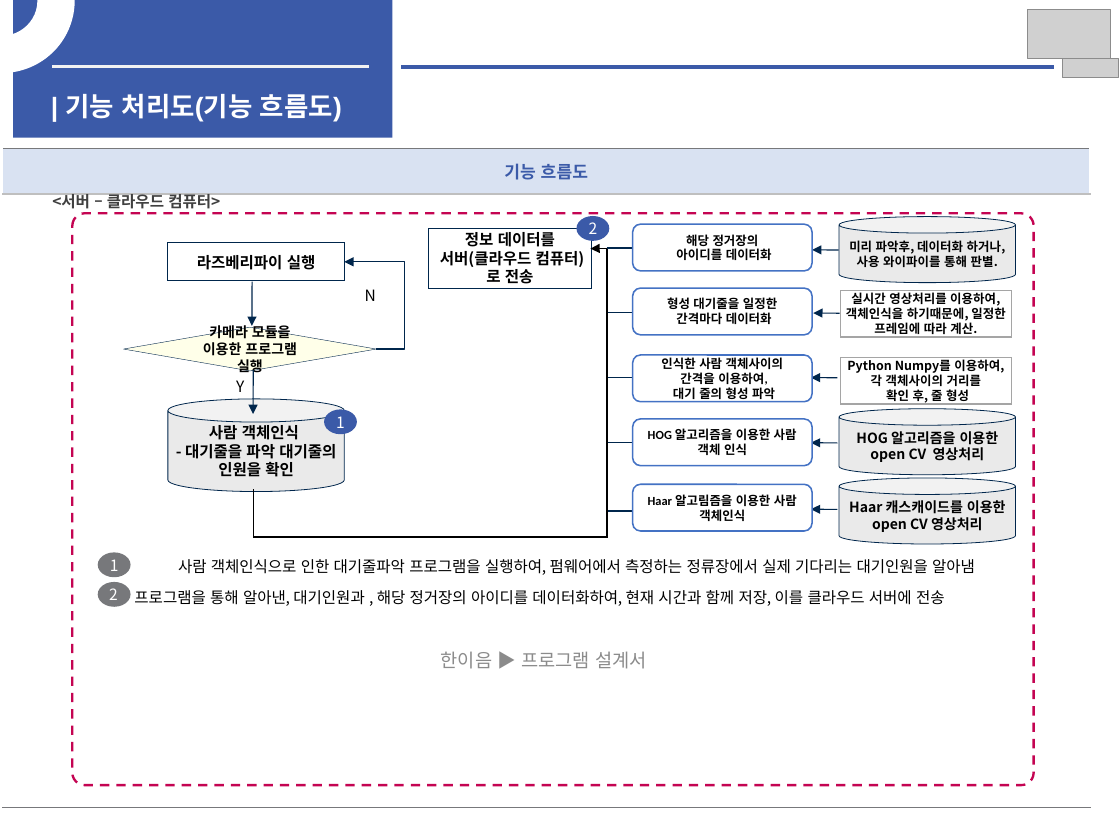
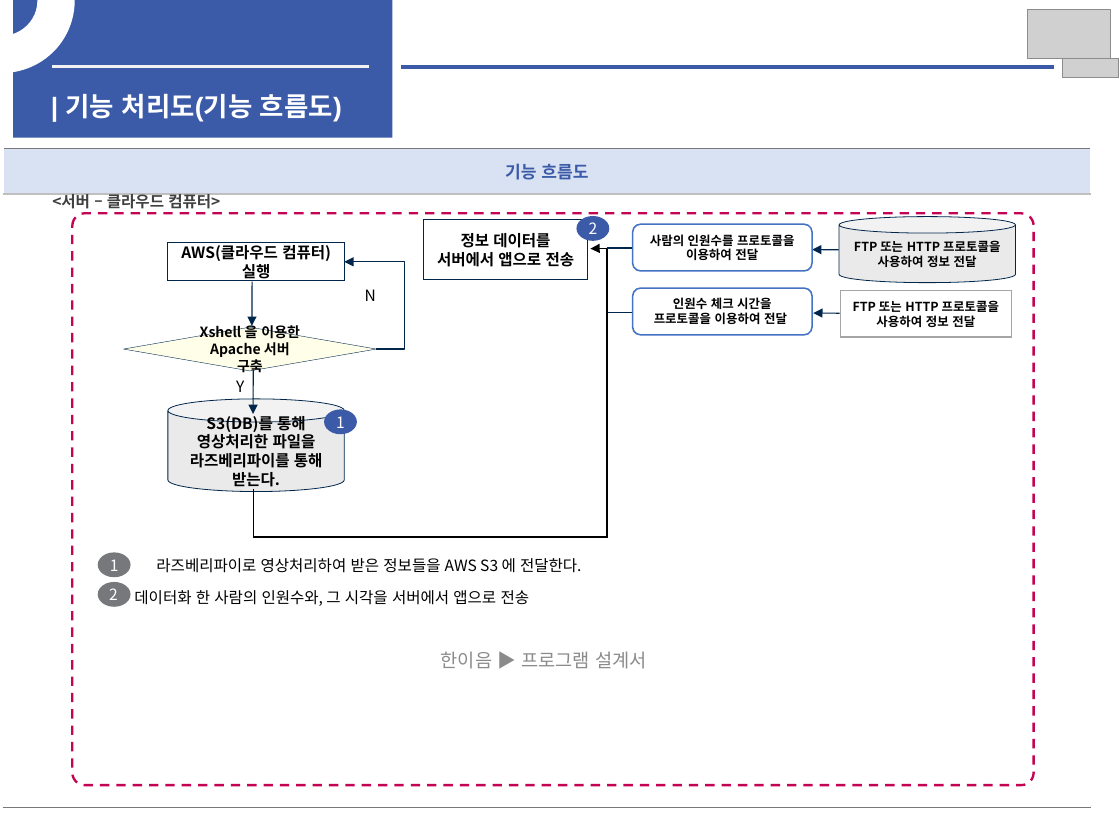
Before and after one commit to woojin1027/THE-FACO, a slide deck: slide 15 of 중간보고서/중간보고서.pptx. Drawn at 1120x840 pixels with LibreOffice and Linux fonts; fonts in the diff are those of the drawing; grey boxes stand for pictures. Boxes give left, top, right and bottom in pixels: in the first picture for what was removed or moved away, otherwise in the second. Text is boxed around its words. In the diff, an @@ line names an element or a change of style, - is before the commit and + after.

```diff
--- a/중간보고서/중간보고서.pptx
+++ b/중간보고서/중간보고서.pptx
@@ rectangle "정보 데이터를": place and size @@
-rectangle "정보 데이터를" at (428, 228, 591, 289)
+rectangle "정보 데이터를" at (423, 220, 587, 280)
@@ text in rounded rectangle at (650, 234, 794, 260): text changed @@
-해당 정거장의
-아이디를 데이터화
+사람의 인원수를 프로토콜을 이용하여 전달
@@ text in rectangle at (181, 245, 331, 281): text changed @@
-라즈베리파이 실행
+AWS(클라우드 컴퓨터) 실행
@@ text in rectangle at (437, 252, 575, 267): text changed @@
-서버(클라우드 컴퓨터)로 전송
+서버에서 앱으로 전송
@@ text in cylinder at (854, 240, 1000, 267): text changed @@
-미리 파악후, 데이터화 하거나, 사용 와이파이를 통해 판별.
+FTP 또는 HTTP 프로토콜을 사용하여 정보 전달
@@ text in rounded rectangle at (654, 297, 787, 324): text changed @@
-형성 대기줄을 일정한
-간격마다 데이터화
+인원수 체크 시간을 프로토콜을 이용하여 전달
@@ text in diamond at (200, 324, 300, 375): text changed @@
-카메라 모듈을 이용한 프로그램 실행
+Xshell 을 이용한 Apache 서버 구축
@@ text in rectangle at (853, 300, 999, 327): text changed @@
-실시간 영상처리를 이용하여, 객체인식을 하기때문에, 일정한 프레임에 따라 계산.
+FTP 또는 HTTP 프로토콜을 사용하여 정보 전달
@@ rounded rectangle removed at (633, 355, 812, 402) @@
-인식한 사람 객체사이의
-간격을 이용하여,
-대기 줄의 형성 파악
@@ rectangle removed at (840, 357, 1011, 404) @@
-Python Numpy를 이용하여, 각 객체사이의 거리를
-확인 후, 줄 형성
@@ line removed from (608, 377) to (635, 377) @@
@@ arrow removed from (838, 377) to (811, 377) @@
@@ text in cylinder at (190, 413, 323, 490): text changed @@
-사람 객체인식
-- 대기줄을 파악 대기줄의 인원을 확인
+S3(DB)를 통해 영상처리한 파일을 라즈베리파이를 통해 받는다.
@@ rounded rectangle removed at (633, 419, 812, 466) @@
-HOG 알고리즘을 이용한 사람 객체 인식
@@ cylinder removed at (839, 409, 1015, 475) @@
-HOG 알고리즘을 이용한 open CV 영상처리
@@ line removed from (607, 442) to (633, 442) @@
@@ arrow removed from (838, 442) to (811, 442) @@
@@ cylinder removed at (839, 478, 1015, 544) @@
-Haar 캐스캐이드를 이용한 open CV 영상처리
@@ rounded rectangle removed at (633, 484, 812, 531) @@
-Haar 알고림즘을 이용한 사람 객체인식
@@ line removed from (608, 511) to (635, 511) @@
@@ arrow removed from (838, 510) to (811, 510) @@
@@ text at (156, 558, 581, 573): text changed @@
-사람 객체인식으로 인한 대기줄파악 프로그램을 실행하여, 펌웨어에서 측정하는 정류장에서 실제 기다리는 대기인원을 알아냄
+라즈베리파이로 영상처리하여 받은 정보들을 AWS S3 에 전달한다.
@@ text at (134, 590, 530, 606): text changed @@
-프로그램을 통해 알아낸, 대기인원과 , 해당 정거장의 아이디를 데이터화하여, 현재 시간과 함께 저장, 이를 클라우드 서버에 전송
+데이터화 한 사람의 인원수와, 그 시각을 서버에서 앱으로 전송
```
Also in this commit, not shown: 1 other file.
